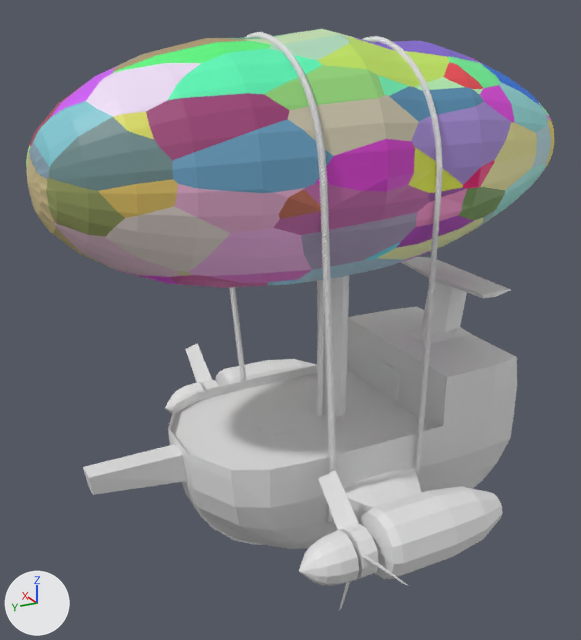
Renders of the Blender file Boat5 point 7.blend from each side of a commit.
Before and after are seen from a 50 mm lens placed at (-20.83, 12.2, 15.91), pointed at (0.18, 1.29, 6.99). The axes (+X, +Y, +Z) are drawn at lower left. The lights are the same throughout.

In view in the first picture: 'Balloon', 'Circle.003', 'Cube.001', 'Cylinder.001', 'Cylinder.002', 'Left propeller blade', 'Left propeller engine', 'Right propeller engine'.
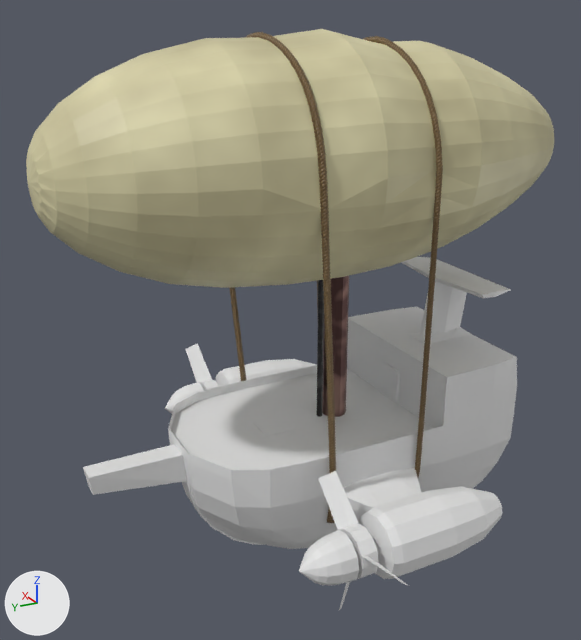
Boxes [x1, y1, x2, y2] around the edits, measured in the pictures (581 x 640 px):
'Balloon', surface changed
    both: [26, 29, 554, 288]
'Circle.003', recoloured (grey to brown)
    both: [229, 32, 443, 524]
'Cylinder.001', recoloured (grey to brown)
    both: [322, 276, 349, 417]
'Cylinder.002', recoloured (grey to black)
    both: [317, 280, 324, 416]

The change, as a diff of the scene's bpy script:
```diff
--- a/Boat5 point 7.blend.py
+++ b/Boat5 point 7.blend.py
@@ mat_blimp_white @@
 mat_blimp_white = bpy.data.materials.new('Blimp_White')
-# nodes: BsdfPrincipled, OutputMaterial, TexVoronoi
+# nodes: BsdfPrincipled, OutputMaterial, TexCoord, TexNoise, ValToRGB
+# colours: beige #9f946e, beige #fff9cb
@@ mat_chimney_dark_grey @@
+mat_chimney_dark_grey = bpy.data.materials.new('Chimney_dark_grey')
+# nodes: BsdfPrincipled, OutputMaterial, TexCoord, TexNoise, ValToRGB
+# colours: black #3c3c3c, dark grey #626262
@@ mat_chimney_grey @@
+mat_chimney_grey = bpy.data.materials.new('Chimney_grey')
+# nodes: BsdfPrincipled, OutputMaterial, TexCoord, TexNoise, ValToRGB
+# colours: brown #5f4644, brown #a8867e
@@ mat_material_001 @@
+mat_material_001 = bpy.data.materials.new('Material.001')
+# nodes: BsdfPrincipled, OutputMaterial, TexNoise, ValToRGB
+# colours: brown #3d2f16, brown #977c53
@@ me_circle_007 @@
 me_circle_007.from_pydata(...)  # 32 vertices, 0 faces, 32 loose edges; spans x -0.4..0.4, y -0.2..0.2, z -0.4..0.4
+me_circle_007.materials.append(mat_material_001)
@@ me_cylinder_005 @@
 me_cylinder_005.from_pydata(...)  # 24 vertices, 14 faces; spans x -0.4..0.4, y -0.4..0.4, z -4.5..4.5
+me_cylinder_005.materials.append(mat_chimney_grey)
@@ me_cylinder_006 @@
 me_cylinder_006.from_pydata(...)  # 16 vertices, 10 faces; spans x -0.1..0.1, y -0.1..0.1, z -4.5..4.5
+me_cylinder_006.materials.append(mat_chimney_dark_grey)
```
